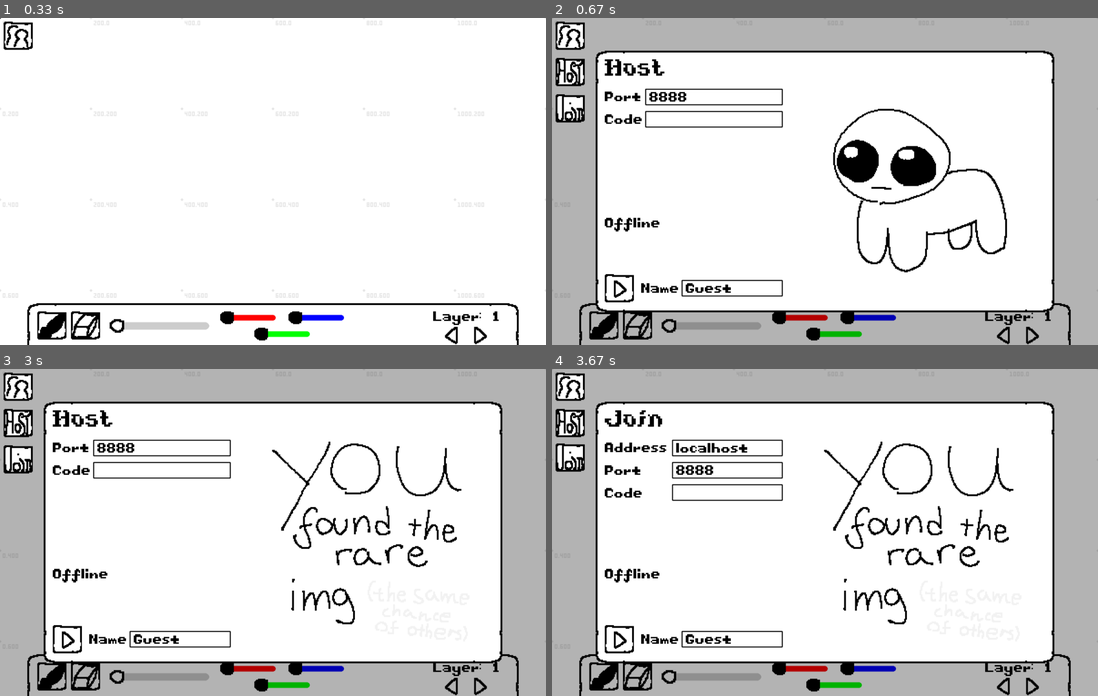
Above: before the commit, frames 1-4 (two rows, left to right).
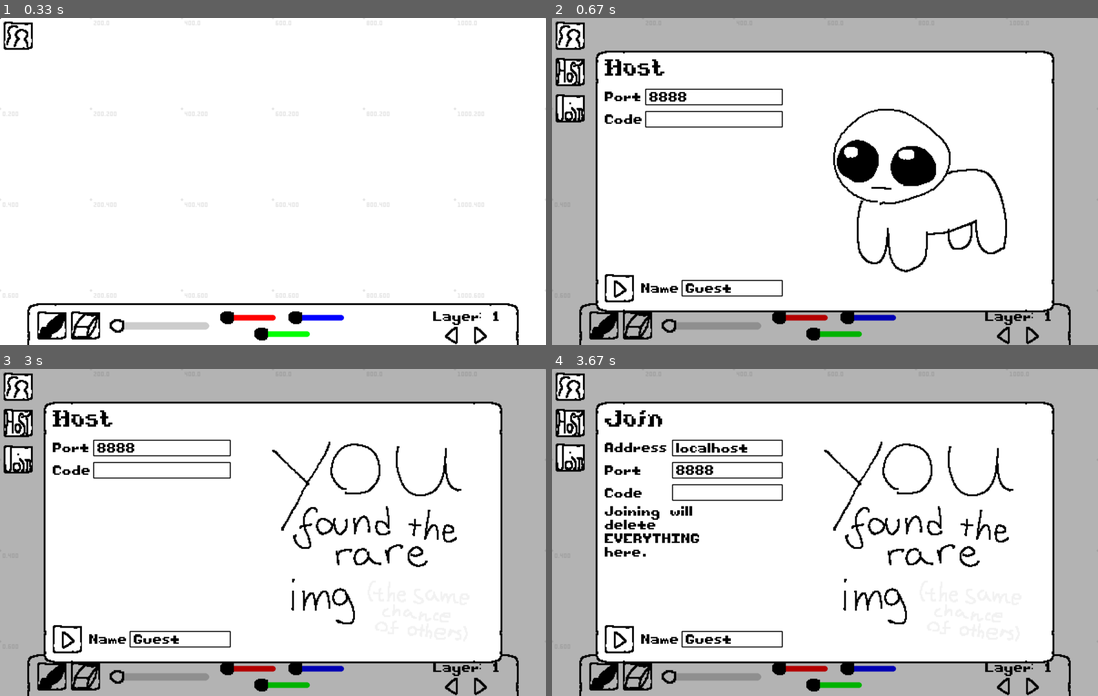
Above: after the commit, the same moments.

Repository: lolcerdef/drawingBoardThingy
Game: LÖVE game, started from main.lua
Two runs of this game, one before a commit and one after it. Both use one fixed random seed, a clock stepped at 60 frames per second and the inputs below.
Inputs (mouse positions are in pixels of both pictures, inside the frame that each line leads up to):
- Up to frame 1 (0.33 s): no input
- Up to frame 2 (0.67 s): press the mouse at (568, 37) at 0.37 s; move the mouse to (612, 83) at 0.47 s; release the mouse at (655, 132) at 0.6 s
- Up to frame 3 (3 s): press the mouse at (16, 388) at 0.7 s; move the mouse to (152, 404) at 0.8 s; release the mouse at (283, 421) at 0.93 s; press the mouse at (49, 676) at 1.03 s; move the mouse to (125, 571) at 1.13 s; release the mouse at (196, 463) at 1.27 s; press the mouse at (453, 682) at 1.37 s; move the mouse to (343, 617) at 1.47 s; release the mouse at (240, 548) at 1.6 s; press the mouse at (453, 682) at 1.7 s; move the mouse to (294, 614) at 1.8 s; release the mouse at (136, 545) at 1.93 s; press the mouse at (453, 682) at 2.03 s; move the mouse to (316, 666) at 2.13 s; release the mouse at (174, 650) at 2.27 s; press the mouse at (158, 676) at 2.37 s; move the mouse to (125, 568) at 2.47 s; release the mouse at (98, 460) at 2.6 s; press the mouse at (16, 388) at 2.7 s; move the mouse to (191, 418) at 2.8 s; release the mouse at (365, 447) at 2.93 s
- Up to frame 4 (3.67 s): press the mouse at (715, 470) at 3.03 s; move the mouse to (754, 552) at 3.13 s; release the mouse at (792, 633) at 3.27 s; click "0.200" at 3.38 s

Frame 1 is identical in both runs. In frame 2, 0.2% of the frame differs, in the area x 9-20%, y 61-66%; in frame 3, 0.2%; in frame 4, 1.1%, in the area x 9-27%, y 41-66%.

Commit message:
minor things

Diff:
--- a/lib/ui.lua
+++ b/lib/ui.lua
@@ -39,7 +39,9 @@
 	g.setColor(col)
 	g.draw(sprites.ui.buttonEmpty, x, y, 0, 2, 2)
 	g.setColor(icCol)
-	g.draw(icon, x, y, 0, 2, 2)
+	if icon then
+		g.draw(icon, x, y, 0, 2, 2)
+	end
 
 	if hovered and mouse.pressed and ui.canInput then
 		helpers.play(sounds.click, math.random(10,20)/30)
--- a/main.lua
+++ b/main.lua
@@ -322,11 +322,14 @@
 
 			love.graphics.print('Code', 116, 262, 0, 1, 1)
 			code = ui.textBox(code, 265, 255, 241, 34)
-		end
-
+			love.graphics.printf('Joining will delete EVERYTHING here.', 116, 302, 310, 'left')
+		end
+
+		if net.status ~= 'Offline' then
+		love.graphics.printf(net.status, 116, 440, 300, 'left')
+		end
 		love.graphics.print('Name', 116 + 80, 584, 0, 1, 1)
 		name = ui.textBox(name, 206 + 80, 578, 220, 34)
-		love.graphics.printf(net.status, 116, 440, 860, 'left')
 		if net.isActive() then
 			ui.button(116, 564, nil, sprites.icons.left, nil, function() net.stop() end)
 		else
@@ -334,6 +337,8 @@
 				if mpDialogTab == 0 then
 					net.startHost(port,code,name)
 				else
+					layers = { {} }
+					layer = 1
 					net.join(joinAddress, port, code, name)
 				end
 			end)
--- a/preload/sprites.lua
+++ b/preload/sprites.lua
@@ -19,6 +19,7 @@
 	join = love.graphics.newImage('assets/sprites/icons/join.png'),
 	copy = love.graphics.newImage('assets/sprites/icons/copy.png'),
 	paste = love.graphics.newImage('assets/sprites/icons/paste.png'),
+	burger = love.graphics.newImage('assets/sprites/icons/burger.png'),
 }
 sprites.random = {}
 for i = 0, 4 do
Binary file added: assets/sprites/icons/burger.png
